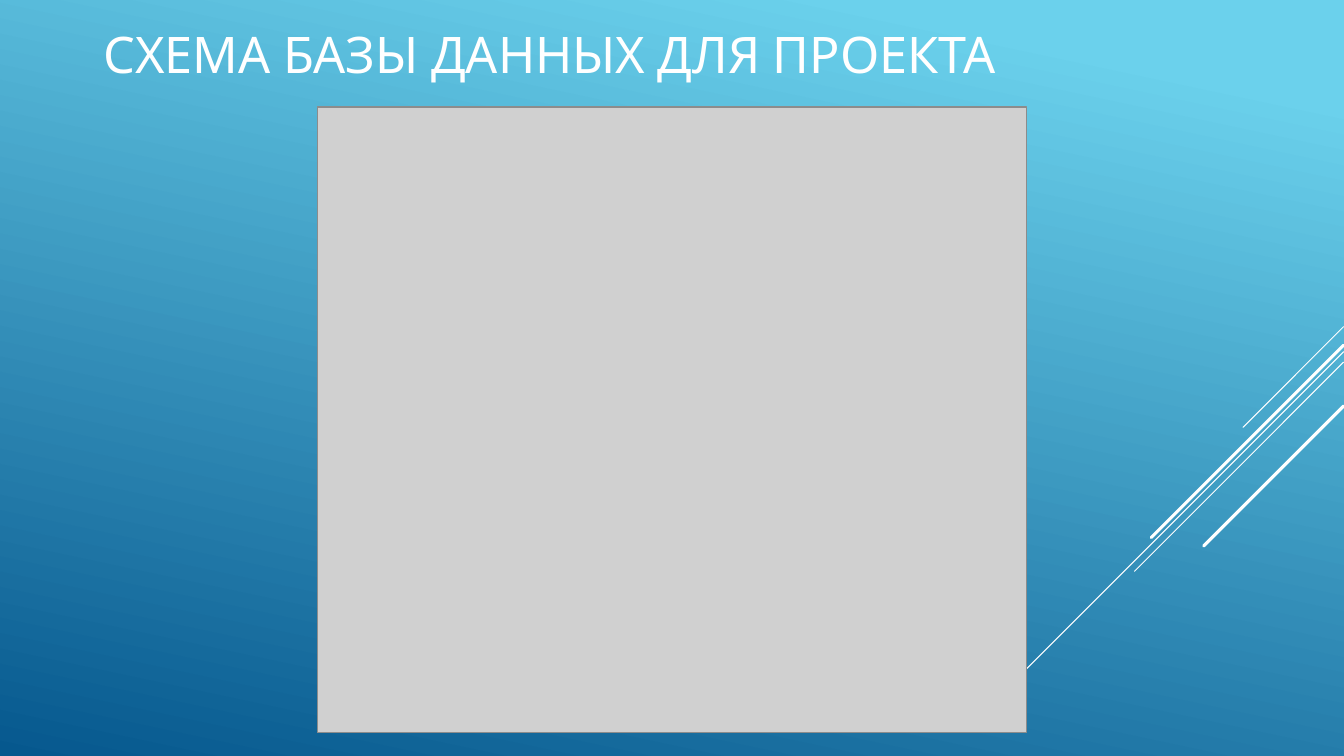
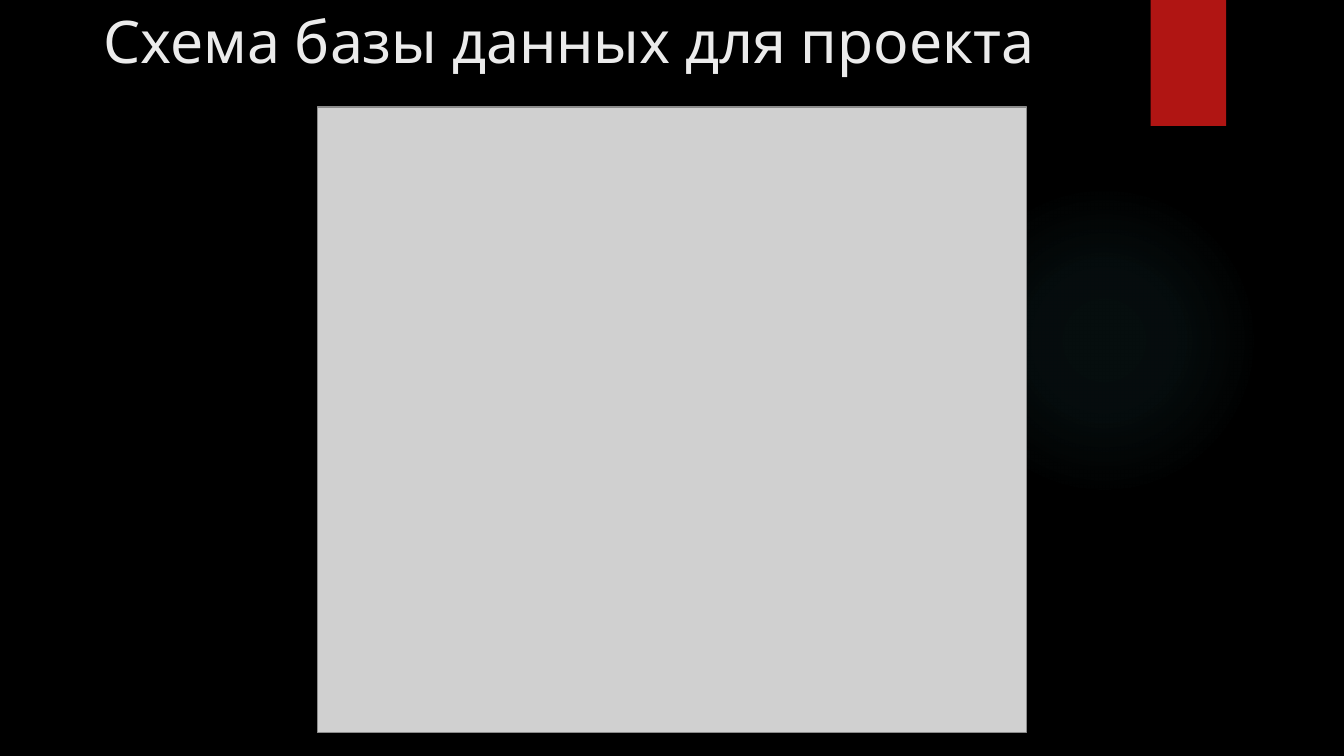
Before and after one commit to GENDOSMAL/Diplom, a slide deck: slide 10 of Documentation/Презентация к защите.pptx. Drawn at 1344x756 pixels with LibreOffice and Linux fonts; fonts in the diff are those of the drawing; grey boxes stand for pictures; background and template pictures are left out. Boxes give left, top, right and bottom in pixels: in the first picture for what was removed or moved away, otherwise in the second. Text is boxed around its words. In the diff, an @@ line names an element or a change of style, - is before the commit and + after.

```diff
--- a/Documentation/Презентация к защите.pptx
+++ b/Documentation/Презентация к защите.pptx
@@ background gradient #6ED2EB to #06588E to picture (left out) @@
@@ title "Схема базы данных для проекта" at box(103, 18, 1034, 77): vertical alignment middle to top @@
@@ title at box(103, 18, 1034, 77): text changed; size 36 to 42 pt; text colour #FFFFFF to #EBEBEB @@
-СХЕМА БАЗЫ ДАННЫХ ДЛЯ ПРОЕКТА
+Схема базы данных для проекта
@@ rectangle added at box(1150, 0, 1226, 126), fill #B01513 @@
@@ ellipse added at box(949, 185, 1259, 495), fill gradient #50B9C1 @@
@@ group removed at box(1015, 327, 1344, 681): 5 lines @@
```
Also in this commit, not shown: 14 other slides changed, 1 slide added, 1 slide removed, 41 other files.
